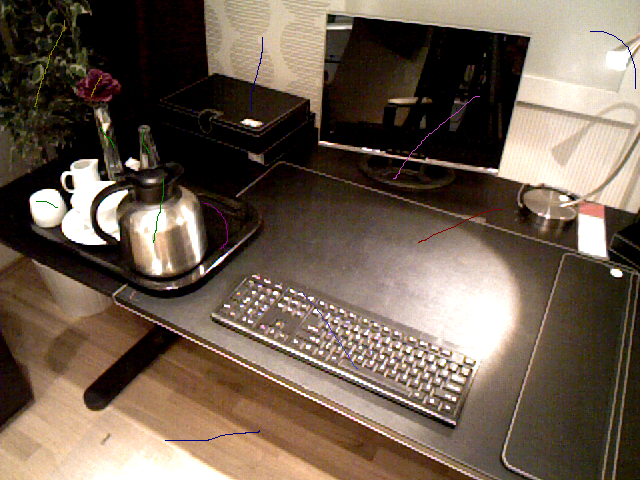
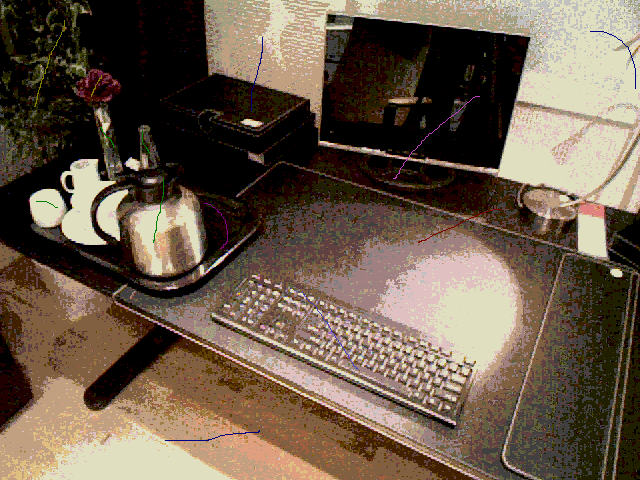
The second w=640, h=480 image is a revision of the first. Changes to its layers:
painted on "87_LivingLow.png" over (0, 0, 640, 480)
